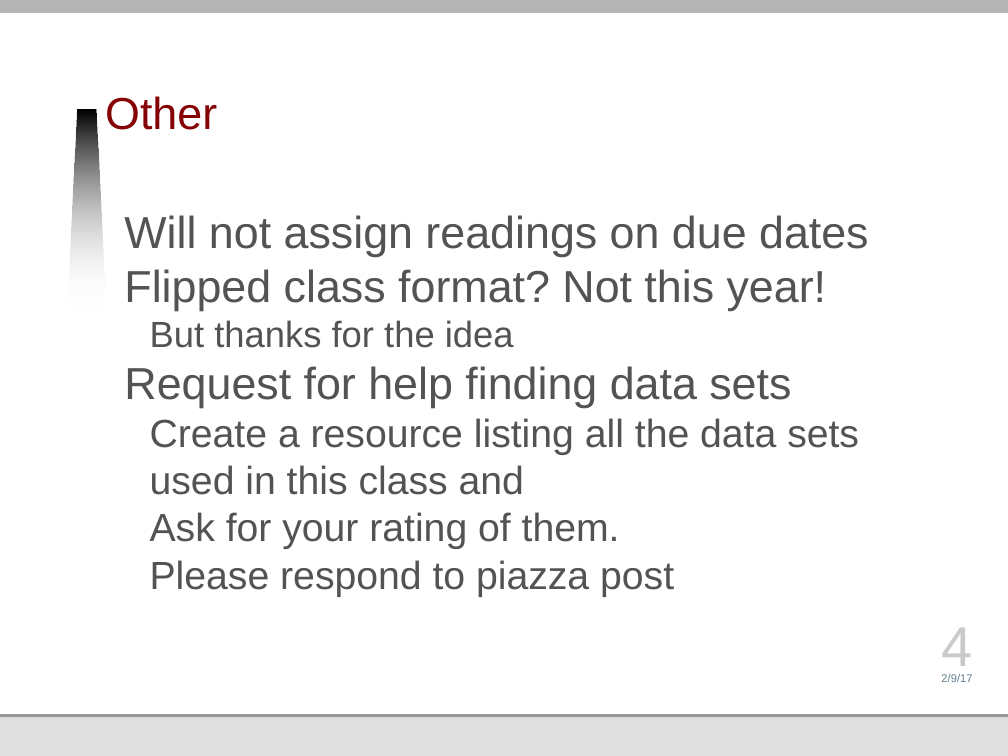
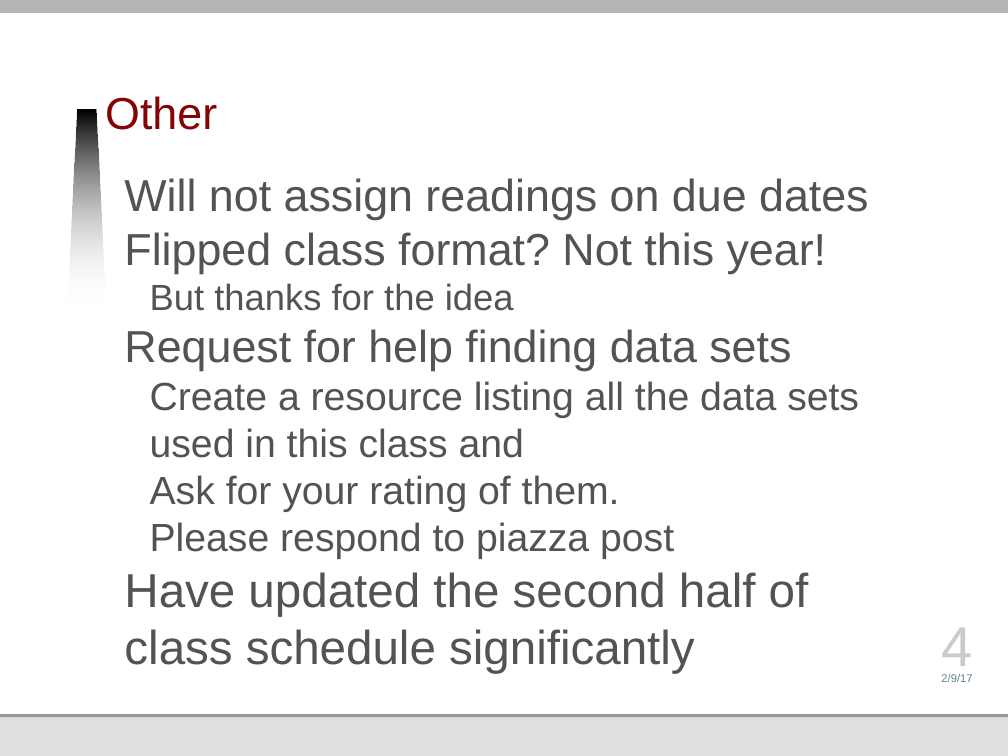
Before and after one commit to jmankoff/data, a slide deck: slide 4 of Lectures/11 Announcements.pptx. Drawn at 1008x756 pixels with LibreOffice and Linux fonts; fonts in the diff are those of the drawing; background and template pictures are left out. Boxes give left, top, right and bottom in pixels: in the first picture for what was removed or moved away, otherwise in the second. Text is boxed around its words. In the diff, an @@ line names an element or a change of style, - is before the commit and + after.

```diff
--- a/Lectures/11 Announcements.pptx
+++ b/Lectures/11 Announcements.pptx
@@ text "Will not assign readings on ...": place and size @@
-text "Will not assign readings on ..." at (124,215,869,597)
+text "Will not assign readings on ..." at (124,178,869,673)
@@ text at (124,572,809,673): paragraph added @@
+Have updated the second half of class schedule significantly
```
Also in this commit, not shown: 3 other files.
